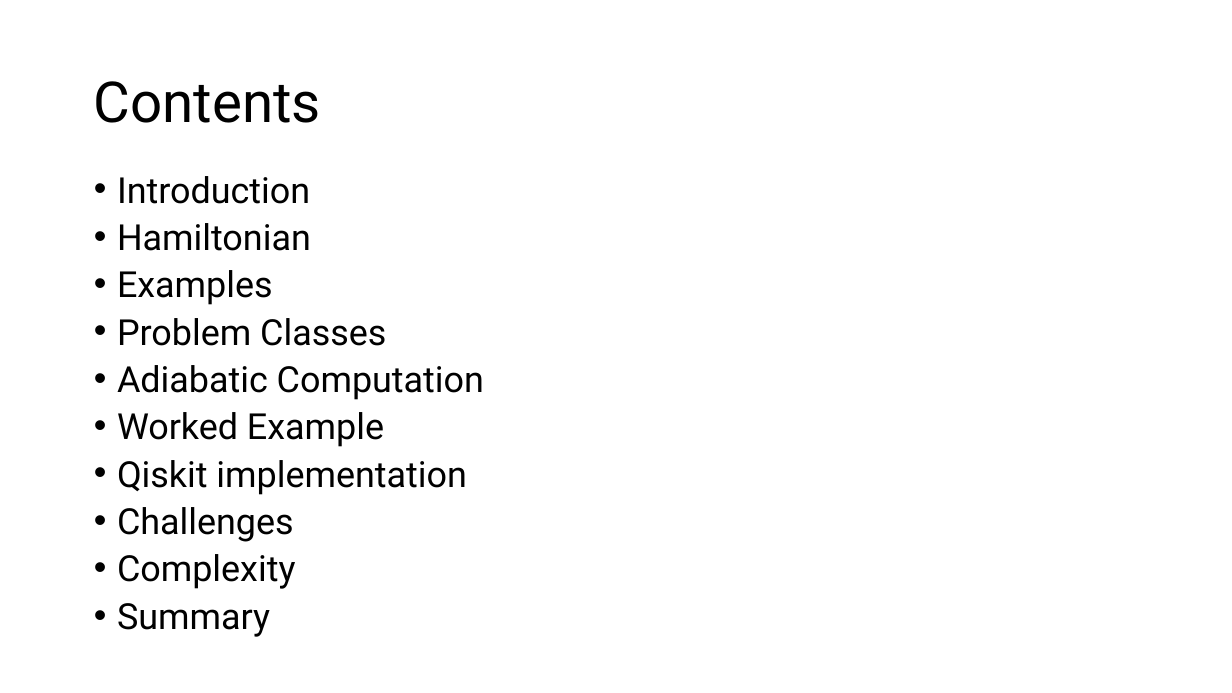
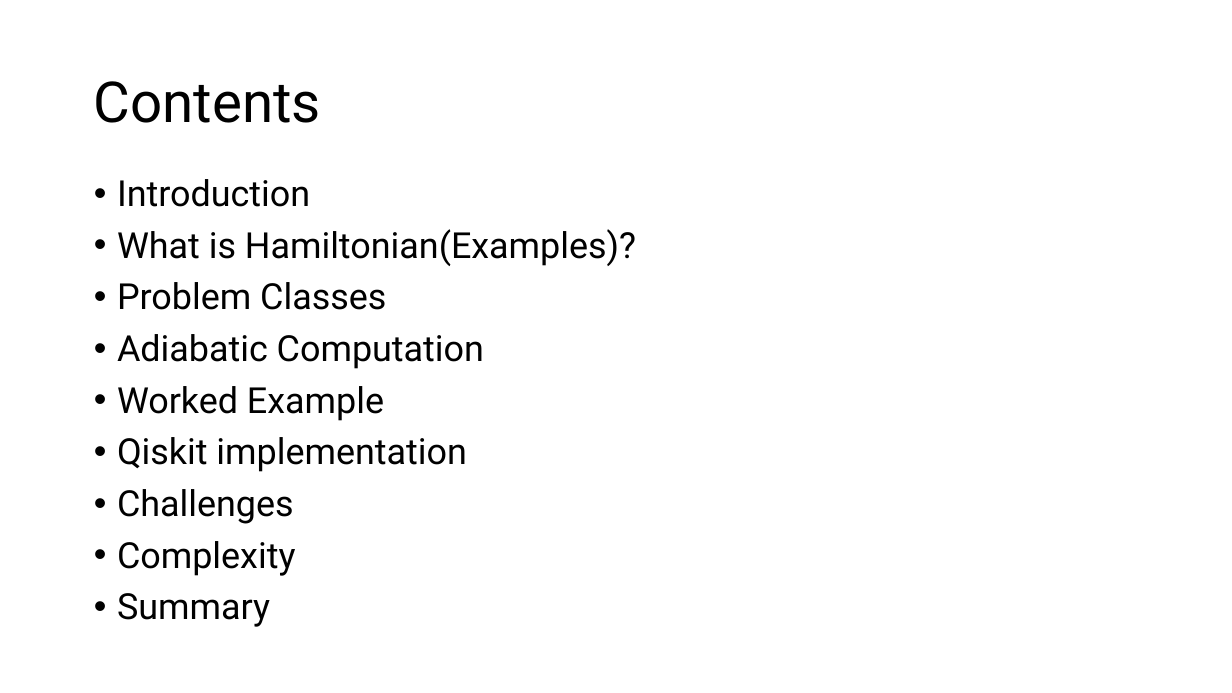
Before and after one commit to ahmad-shafiei/Quantum_Algorithm_Fundation, a slide deck: slide 2 of Presentation/Main_structure_backup.pptx. Drawn at 1232x693 pixels with LibreOffice and Linux fonts; fonts in the diff are those of the drawing. Boxes give left, top, right and bottom in pixels: in the first picture for what was removed or moved away, otherwise in the second. Text is boxed around its words. In the diff, an @@ line names an element or a change of style, - is before the commit and + after.

```diff
--- a/Presentation/Main_structure_backup.pptx
+++ b/Presentation/Main_structure_backup.pptx
@@ text at box(117, 179, 484, 627): line spacing 0.8 to 0.9 @@
@@ text at box(117, 229, 636, 266): text changed @@
-• Hamiltonian
-• Examples
+• What is Hamiltonian(Examples)?
```
Also in this commit, not shown: 9 other slides changed, 3 slides added, 1 slide removed, 21 other files.
